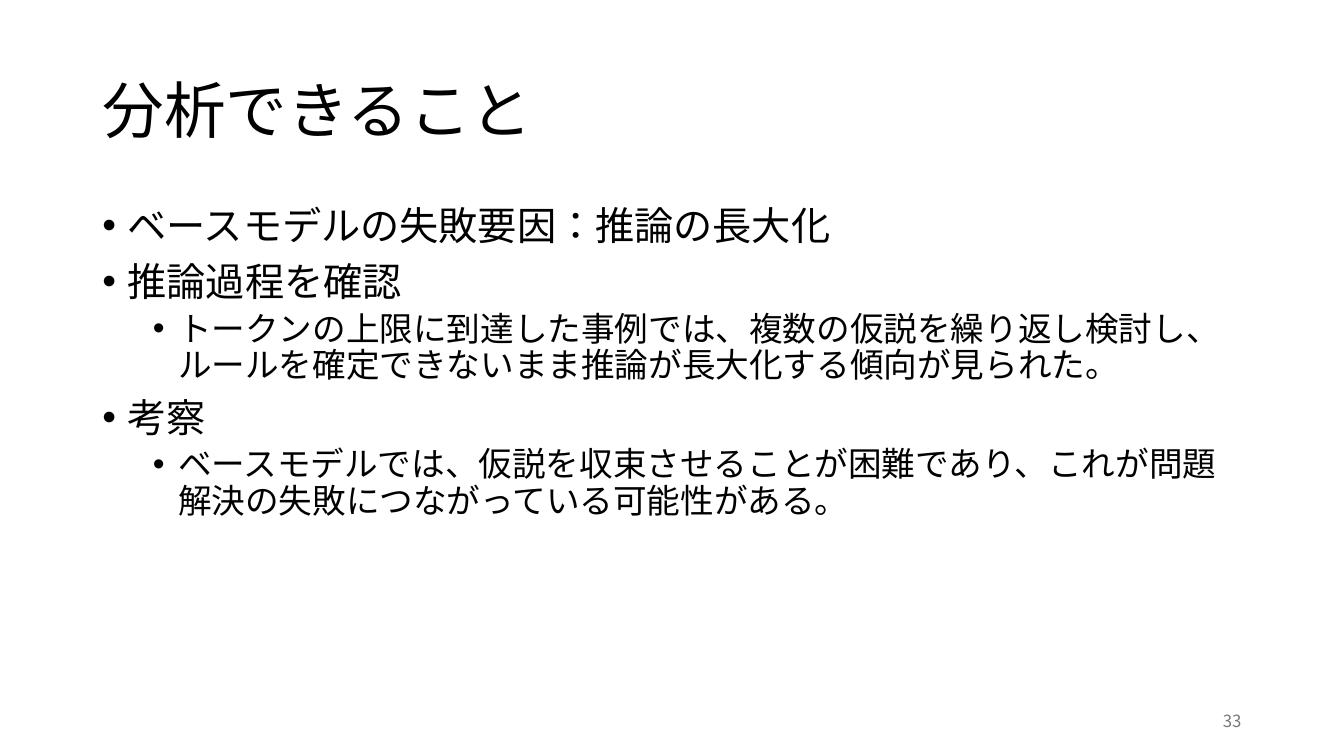
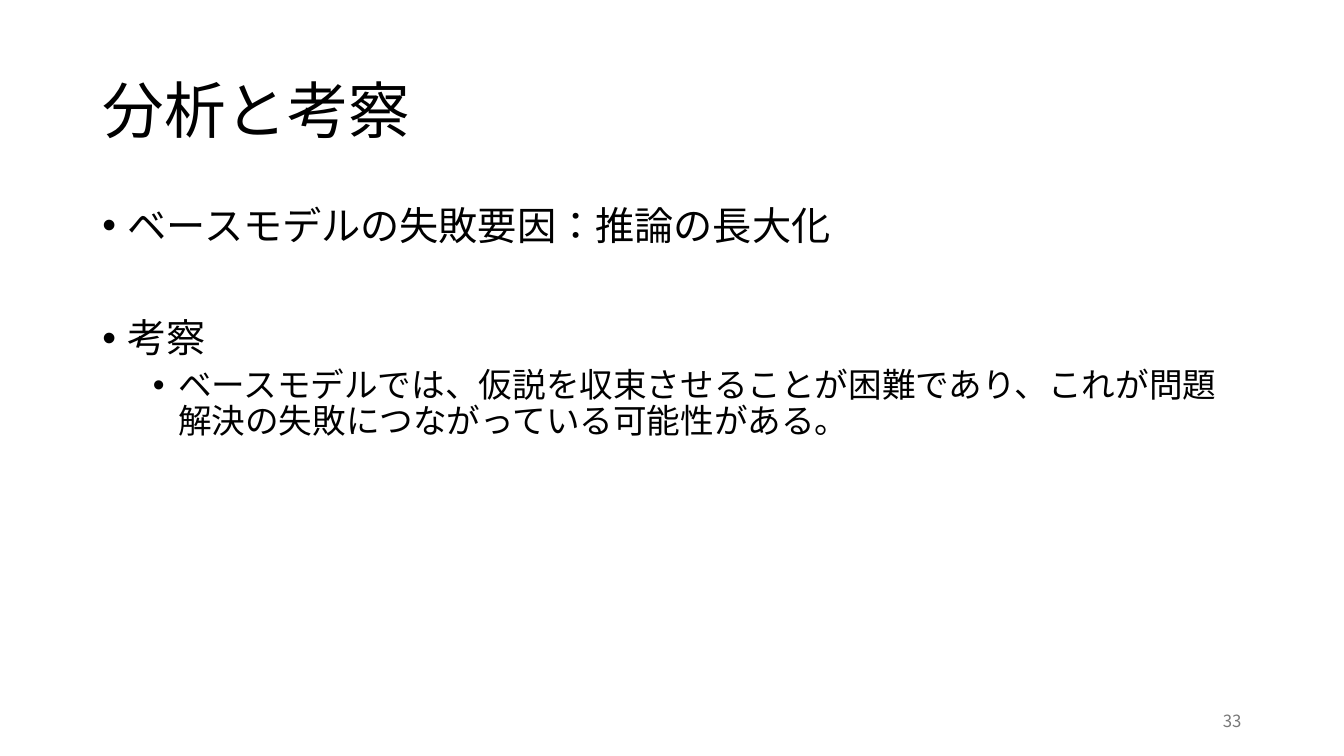
Before and after one commit to rollotea/array-task, a slide deck: slide 33 of 生成AIの追加学習による問題.pptx. Drawn at 1344x756 pixels with LibreOffice and Linux fonts; fonts in the diff are those of the drawing. Boxes give left, top, right and bottom in pixels: in the first picture for what was removed or moved away, otherwise in the second. Text is boxed around its words. In the diff, an @@ line names an element or a change of style, - is before the commit and + after.

```diff
--- a/生成AIの追加学習による問題.pptx
+++ b/生成AIの追加学習による問題.pptx
@@ title at [102, 81, 410, 138]: text changed @@
-分析できること
+分析と考察
@@ text at [128, 263, 1220, 380]: paragraphs removed @@
-• 推論過程を確認
-  • トークンの上限に到達した事例では、複数の仮説を繰り返し検討し、ルールを確定できないまま推論が長大化する傾向が見られた。
```
Also in this commit, not shown: 14 other slides changed, 1 slide added, 1 slide removed, 4 other files.
